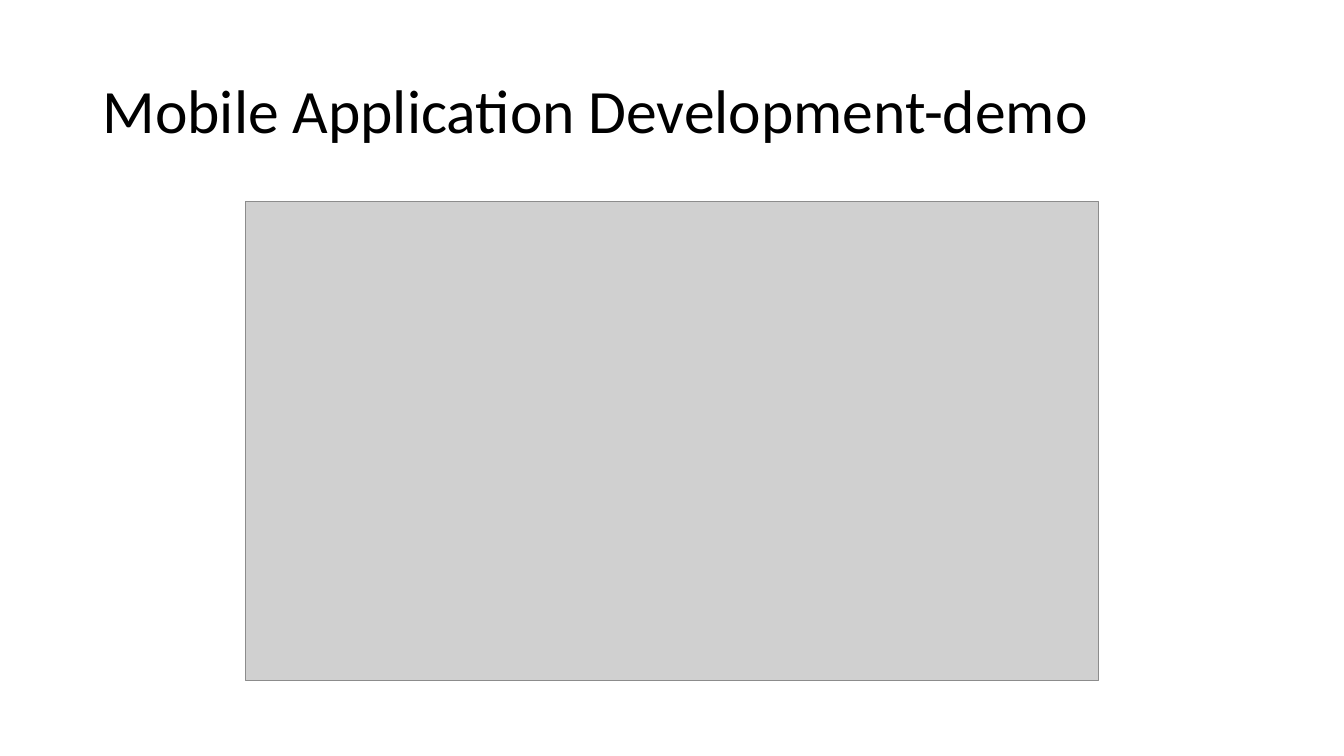
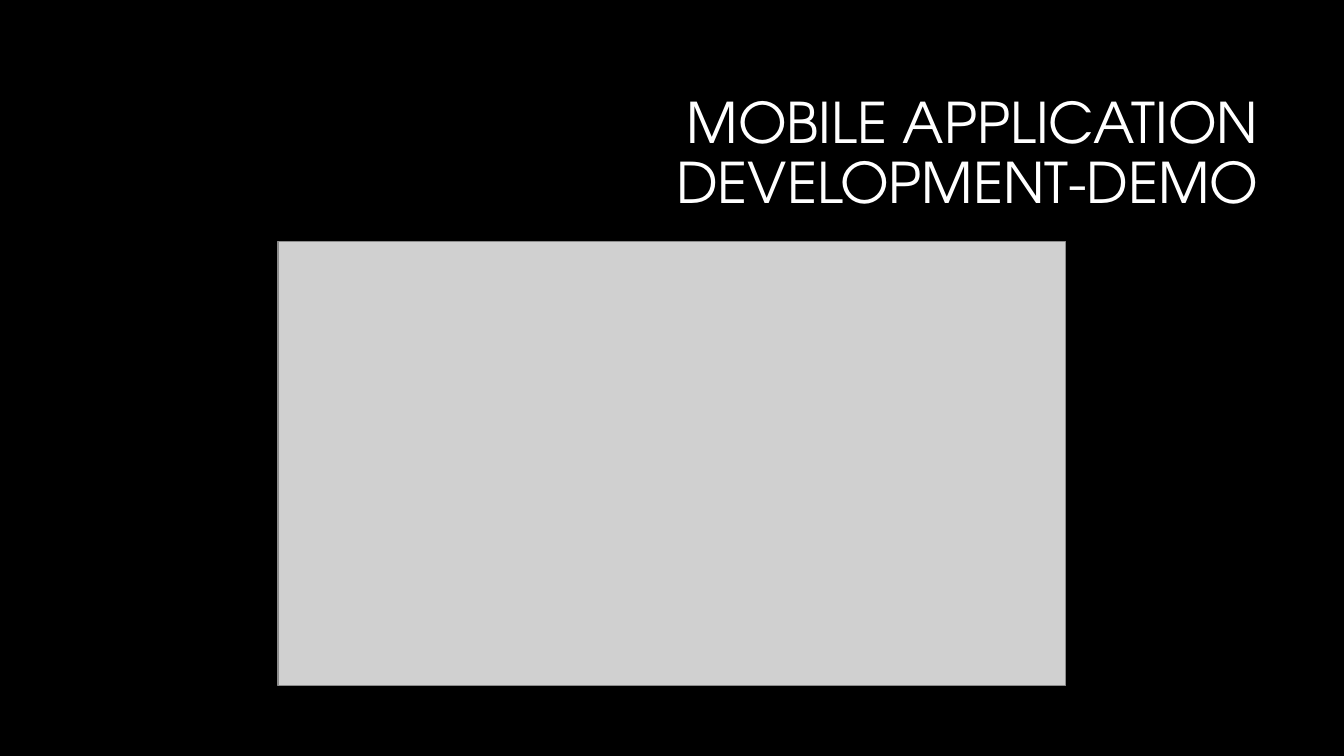
Before and after one commit to Jisti007/Mobile-Project-ideal-broccoli, a slide deck: slide 6 of documentation/presentation/Project Onslaught.pptx (slide 8 before the commit). Drawn at 1344x756 pixels with LibreOffice and Linux fonts; fonts in the diff are those of the drawing; grey boxes stand for pictures; background and template pictures are left out. Boxes give left, top, right and bottom in pixels: in the first picture for what was removed or moved away, otherwise in the second. Text is boxed around its words. In the diff, an @@ line names an element or a change of style, - is before the commit and + after.

Commit message:
added screenshots and edited presentation

```diff
--- a/documentation/presentation/Project Onslaught.pptx
+++ b/documentation/presentation/Project Onslaught.pptx
@@ background #FFFFFF to #000000 @@
@@ title at (676, 101, 1259, 204): text changed; size 44 to 40 pt; font Calibri to TeX Gyre Adventor; text colour #000000 to #FFFFFF @@
-Mobile Application Development-demo
+MOBILE APPLICATION DEVELOPMENT-DEMO
@@ picture: place and size @@
-picture at (246, 202, 1099, 682)
+picture at (278, 242, 1067, 686)
```
Also in this commit, not shown: 7 other slides changed, 3 slides added, 2 slides removed, 6 other files.
